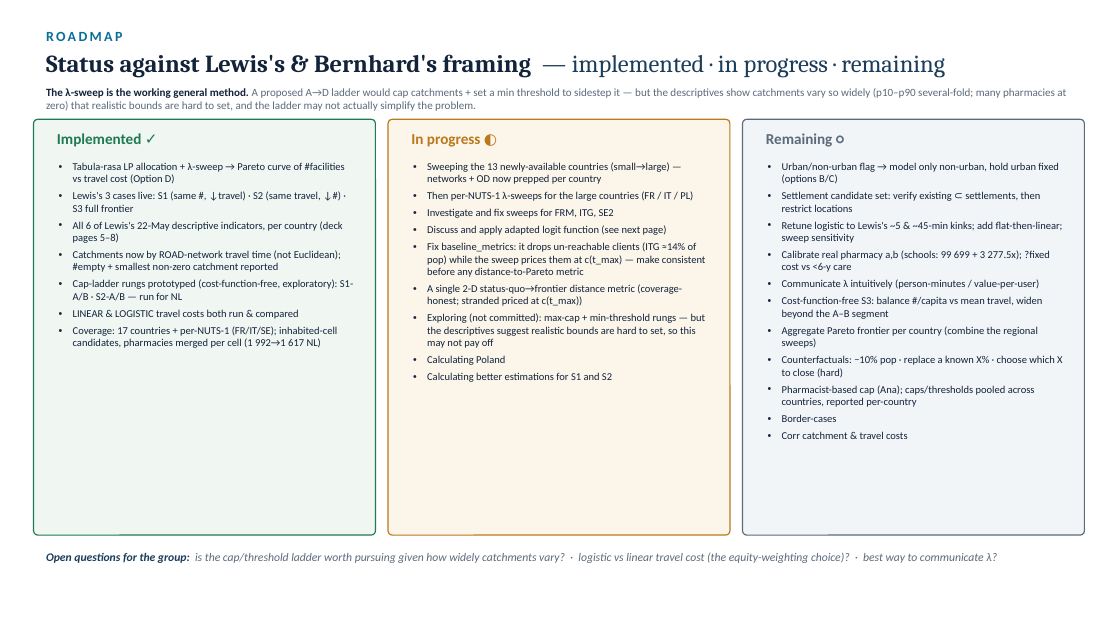
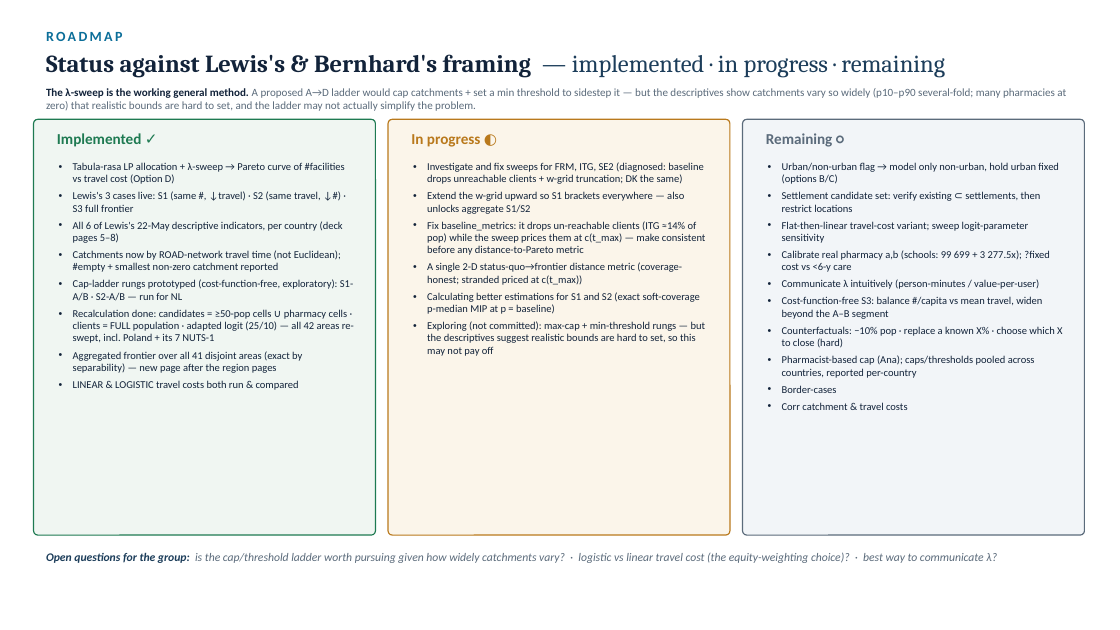
Before and after one commit to ObjectVision/NetworkModel_EU, a slide deck: slide 60 of doc/lambda_sweep5.pptx (slide 51 before the commit). Drawn at 1120x630 pixels with LibreOffice and Linux fonts; fonts in the diff are those of the drawing. Boxes give left, top, right and bottom in pixels: in the first picture for what was removed or moved away, otherwise in the second. Text is boxed around its words. In the diff, an @@ line names an element or a change of style, - is before the commit and + after.

```diff
--- a/doc/lambda_sweep5.pptx
+++ b/doc/lambda_sweep5.pptx
@@ text at [427,162,703,214]: text changed @@
-• Sweeping the 13 newly-available countries (small→large) — networks + OD now prepped per country
-• Then per-NUTS-1 λ-sweeps for the large countries (FR / IT / PL)
-• Investigate and fix sweeps for FRM, ITG, SE2
-• Discuss and apply adapted logit function (see next page)
+• Investigate and fix sweeps for FRM, ITG, SE2 (diagnosed: baseline drops unreachable clients + w-grid truncation; DK the same)
+• Extend the w-grid upward so S1 brackets everywhere — also unlocks aggregate S1/S2
@@ text at [782,221,1029,243]: text changed @@
-• Retune logistic to Lewis's ~5 & ~45-min kinks; add flat-then-linear; sweep sensitivity
+• Flat-then-linear travel-cost variant; sweep logit-parameter sensitivity
@@ text at [427,292,700,314]: paragraph added @@
+• Calculating better estimations for S1 and S2 (exact soft-coverage p-median MIP at p = baseline)
@@ text at [73,309,354,373]: paragraphs added @@
+• Recalculation done: candidates = ≥50-pop cells ∪ pharmacy cells · clients = FULL population · adapted logit (25/10) — all 42 areas re-swept, incl. Poland + its 7 NUTS-1
+• Aggregated frontier over all 41 disjoint areas (exact by separability) — new page after the region pages
@@ text at [73,326,337,348]: paragraph removed @@
-• Coverage: 17 countries + per-NUTS-1 (FR/IT/SE); inhabited-cell candidates, pharmacies merged per cell (1 992→1 617 NL)
@@ text at [782,326,1038,348]: paragraph removed @@
-• Aggregate Pareto frontier per country (combine the regional sweeps)
@@ text at [427,355,612,382]: paragraphs removed @@
-• Calculating Poland
-• Calculating better estimations for S1 and S2
```
Also in this commit, not shown: 42 other slides changed, 9 slides added, 9 other files.
